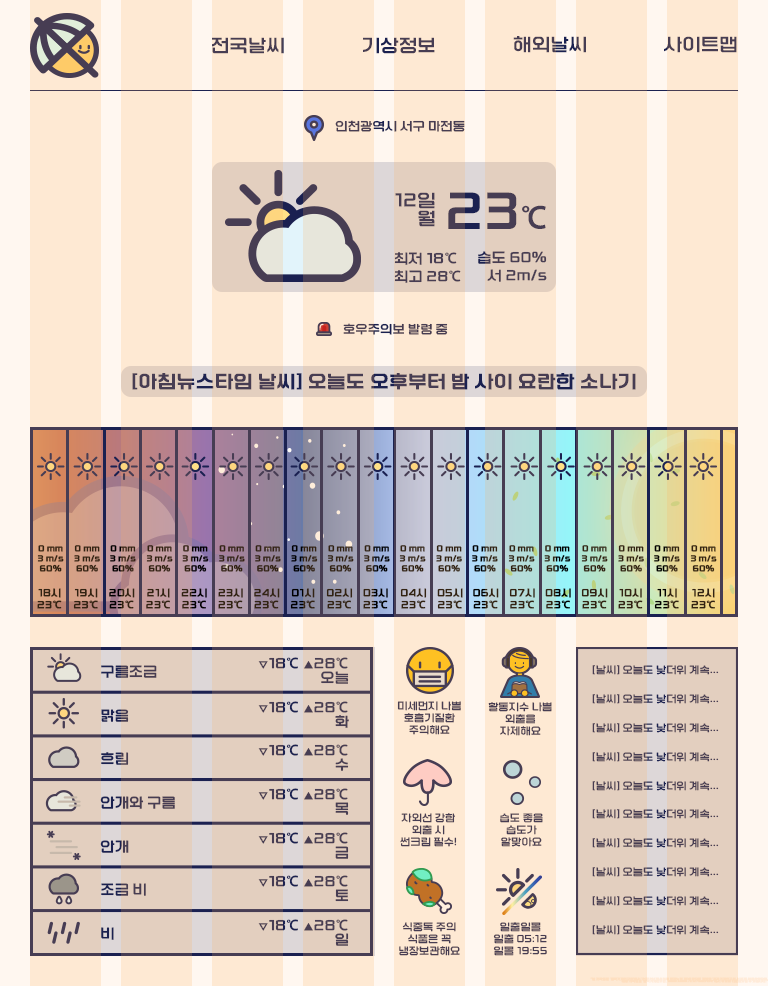
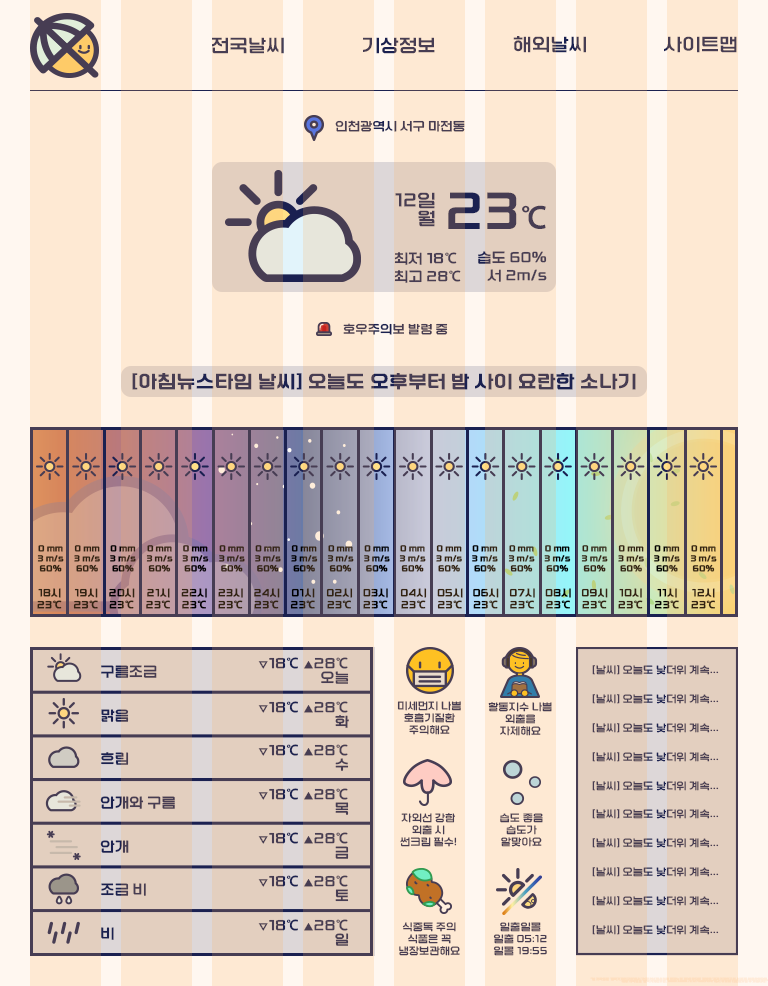
Layer changes from the first w=768, h=986 image to the second:
painted on "아이콘" over (36, 453, 682, 480)
